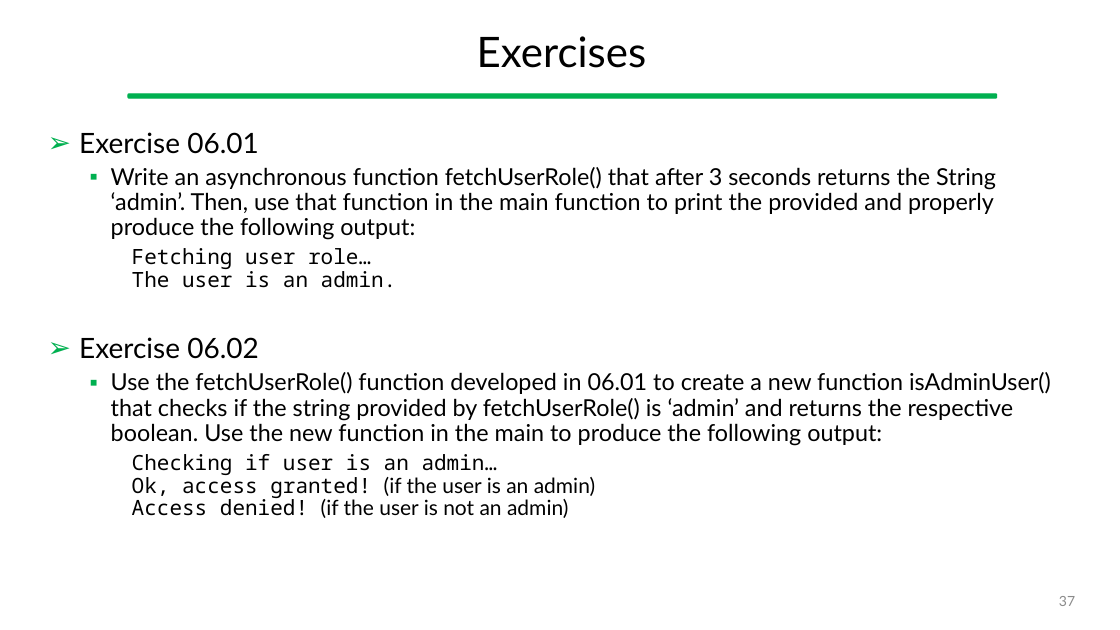
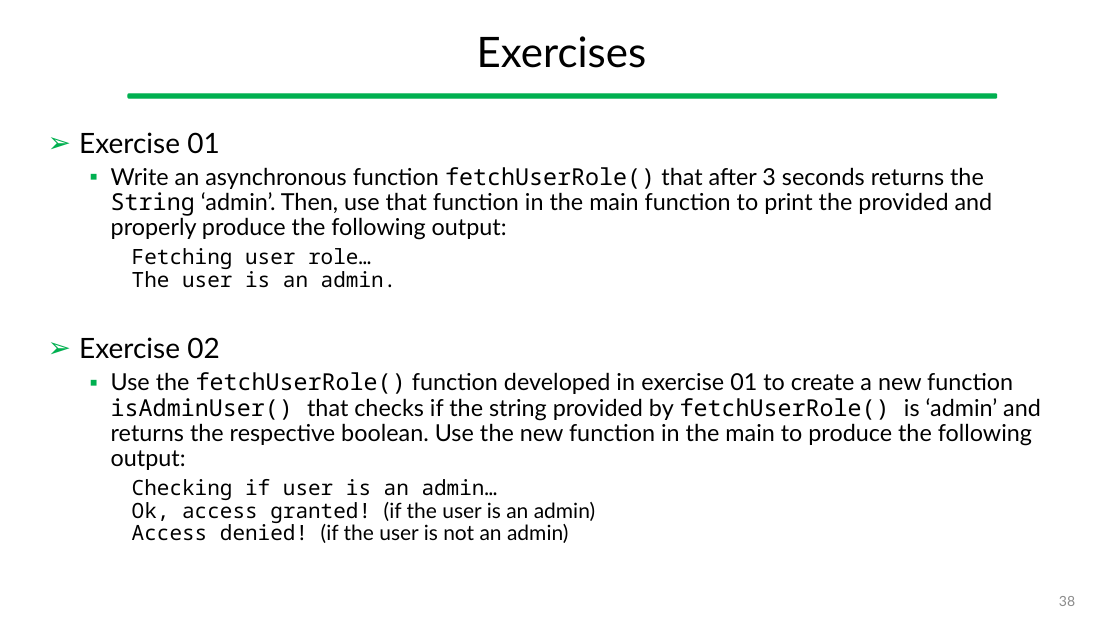
Before and after one commit to gcappon/bwthw, a slide deck: slide 38 of lesson_10-navigation/lesson_10-navigation.pptx (slide 37 before the commit). Drawn at 1120x630 pixels with LibreOffice and Linux fonts; fonts in the diff are those of the drawing. Boxes give left, top, right and bottom in pixels: in the first picture for what was removed or moved away, otherwise in the second. Text is boxed around its words. In the diff, an @@ line names an element or a change of style, - is before the commit and + after.

```diff
--- a/lesson_10-navigation/lesson_10-navigation.pptx
+++ b/lesson_10-navigation/lesson_10-navigation.pptx
@@ text at [79, 132, 219, 154]: text changed @@
-➢ Exercise 06.01
+➢ Exercise 01
@@ text at [111, 167, 993, 240]: font Lato to Noto Sans Mono in "fetchUserRole() String" @@
@@ text at [79, 337, 1041, 470]: text changed @@
-➢ Exercise 06.02
-  ▪ Use the fetchUserRole() function developed in 06.01 to create a new function isAdminUser() that checks if the string provided by fetchUserRole() is ‘admin’ and returns the respective boolean. Use the new function in the main to produce the following output:
+➢ Exercise 02
+  ▪ Use the fetchUserRole() function developed in exercise 01 to create a new function isAdminUser() that checks if the string provided by fetchUserRole() is ‘admin’ and returns the respective boolean. Use the new function in the main to produce the following output:
@@ page number at [1059, 596, 1075, 606]: text changed @@
-37
+38
```
Also in this commit, not shown: 11 other slides changed, 1 slide added, 29 other files.
